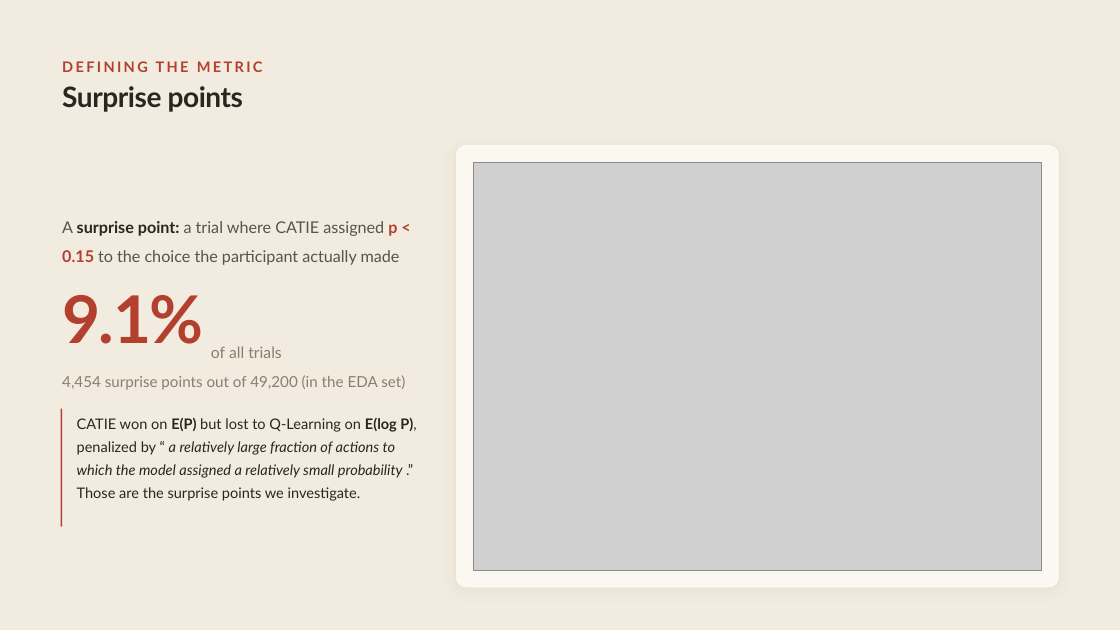
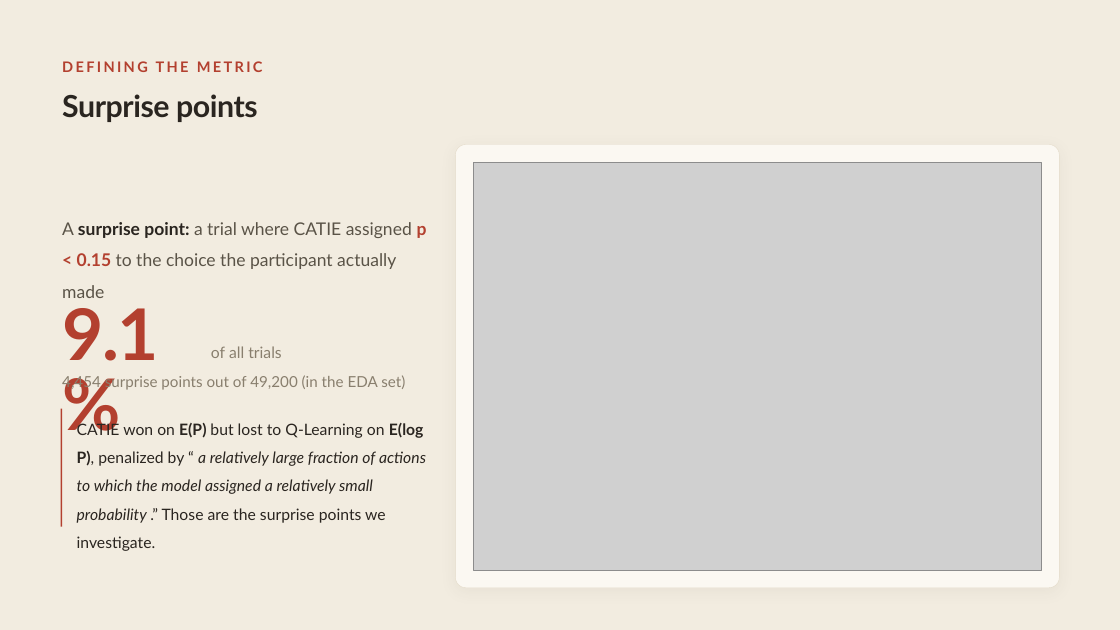
Before and after one commit to ShirHolzman/Amirim-Research, a slide deck: slide 9 of Amirim-Presentation.pptx (slide 10 before the commit). Drawn at 1120x630 pixels with LibreOffice and Linux fonts; fonts in the diff are those of the drawing; grey boxes stand for pictures. Boxes give left, top, right and bottom in pixels: in the first picture for what was removed or moved away, otherwise in the second. Text is boxed around its words. In the diff, an @@ line names an element or a change of style, - is before the commit and + after.

```diff
--- a/Amirim-Presentation.pptx
+++ b/Amirim-Presentation.pptx
@@ text "Surprise points" at (x1=62, y1=94, x2=258, y2=122): size 36.1 to 39 pt; line spacing 0.9 to 1.1 @@
@@ text "A surprise point: a trial ..." at (x1=62, y1=222, x2=427, y2=298): size 20.8 to 22.5 pt @@
@@ text "9.1%" at (x1=62, y1=308, x2=159, y2=361): size 84.6 to 91.5 pt; line spacing 0.62 to 0.82 @@
@@ text "CATIE won on E(P) but ..." at (x1=77, y1=421, x2=426, y2=523): size 18.7 to 20.2 pt; line spacing 1.3 to 1.5 @@
```
Also in this commit, not shown: 15 other slides changed, 2 slides added, 2 slides removed, 2 other files.
